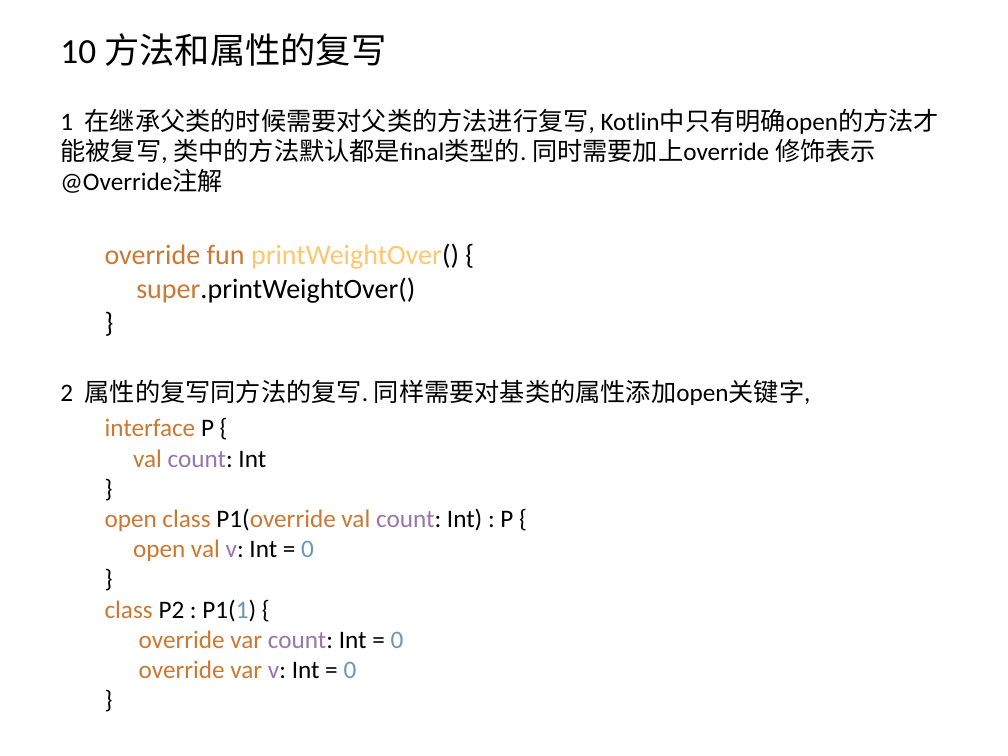
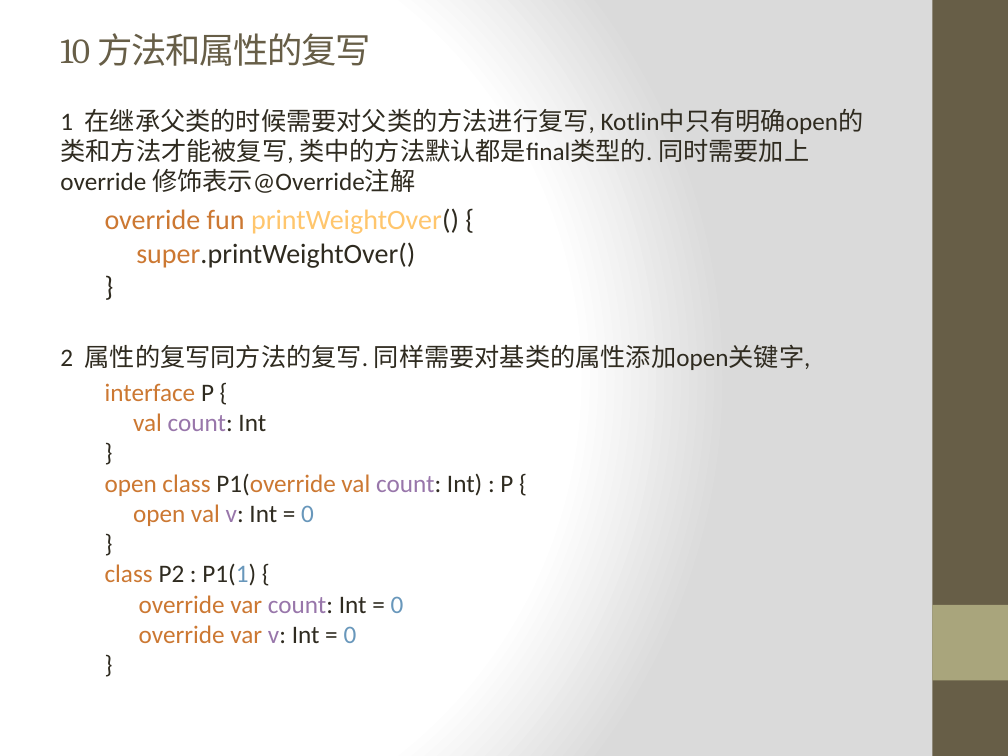
Before and after one commit to zxf2871/KotlinStudy, a slide deck: slide 22 of Kotlin初探.pptx. Drawn at 1008x756 pixels with LibreOffice and Linux fonts; fonts in the diff are those of the drawing. Boxes give left, top, right and bottom in pixels: in the first picture for what was removed or moved away, otherwise in the second. Text is boxed around its words. In the diff, an @@ line names an element or a change of style, - is before the commit and + after.

```diff
--- a/Kotlin初探.pptx
+++ b/Kotlin初探.pptx
@@ background #FFFFFF to gradient #FFFFFF to #DADADA @@
@@ rectangle added at [932, 0, 1008, 756], fill #675E47 @@
@@ title "10 方法和属性的复写" at [60, 33, 371, 66]: font Calibri to Cambria, text colour #000000 to #675E47, letter spacing 0 to -1 pt @@
@@ text at [60, 109, 809, 193]: text changed; text colour #000000 to #2F2B20 @@
-1 在继承父类的时候需要对父类的方法进行复写, Kotlin中只有明确open的方法才能被复写, 类中的方法默认都是final类型的. 同时需要加上override 修饰表示@Override注解
+1 在继承父类的时候需要对父类的方法进行复写, Kotlin中只有明确open的类和方法才能被复写, 类中的方法默认都是final类型的. 同时需要加上override 修饰表示@Override注解
@@ text at [60, 208, 811, 643]: text colour #000000 to #2F2B20 in "printWeightOver() { super.printWeightOver() }", "2 属性的复写同方法的复写. 同样需要对基类的属性添加open关键字,", "P { count: Int } P1(override count: ..." @@
@@ rectangle added at [932, 605, 1008, 680], fill #A9A57C @@
```
Also in this commit, not shown: 34 other slides changed, 1 slide removed, 1 other file.
